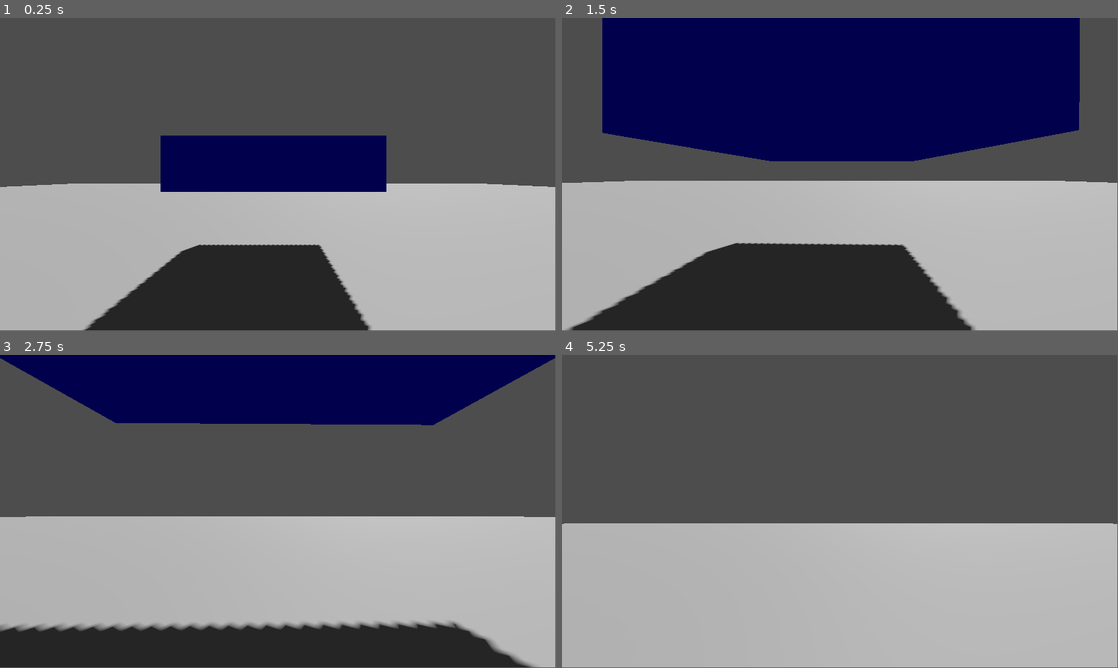
Above: before the commit, frames 1-4 (two rows, left to right).
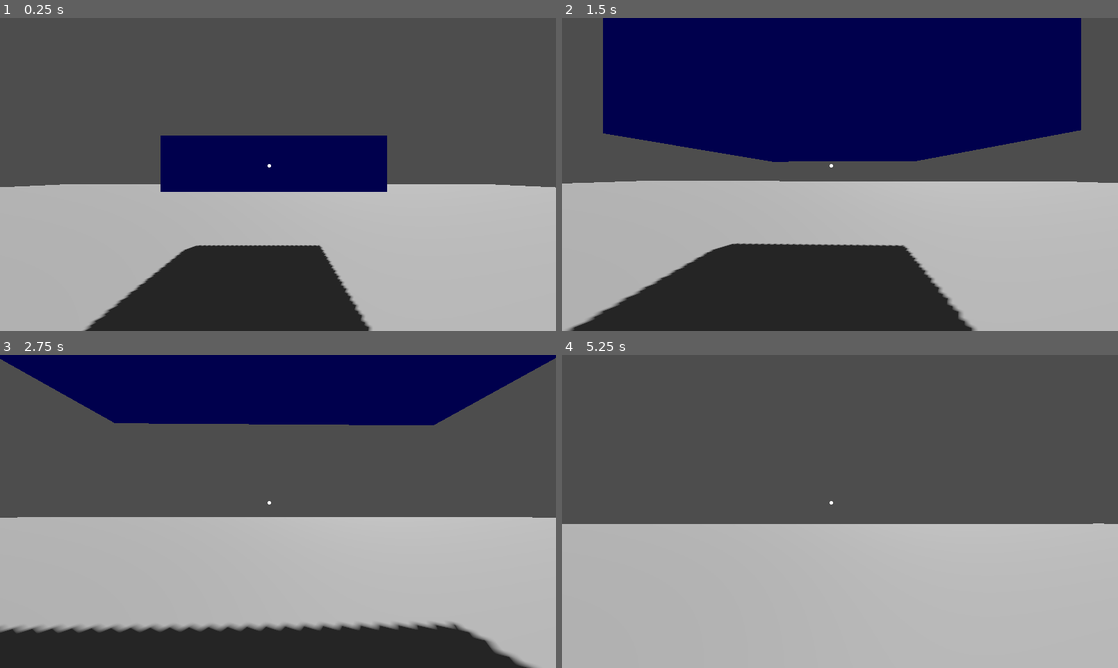
Above: after the commit, the same moments.

Repository: miikapalosaari/3DPhysicsSandbox
Game: Godot game, scene res://scenes/main.tscn
Two runs of this game, one before a commit and one after it. Both use one fixed random seed, a clock stepped at 60 frames per second and the inputs below.
Inputs (mouse positions are in pixels of both pictures, inside the frame that each line leads up to):
- Up to frame 1 (0.25 s): no input
- Up to frame 2 (1.5 s): move the mouse to (867, 171) at 0.52 s; hold Ctrl (crouch) 0.53-1.28 s; hold W (forward) from 0.53 s (still down); tap Space (jump) at 0.77 s; move the mouse to (812, 174) at 1.27 s; tap Shift (sprint) at 1.35 s
- Up to frame 3 (2.75 s): keep holding W (forward); tap Space (jump) at 1.52 s; move the mouse to (289, 505) at 2.02 s; hold Ctrl (crouch) from 2.03 s (still down)
- Up to frame 4 (5.25 s): keep holding W (forward); move the mouse to (834, 514) at 2.77 s; release Ctrl (crouch) at 2.78 s; tap Shift (sprint) at 2.85, 4.35 s; tap Space (jump) at 3.02, 3.77, 4.52, 5 s; move the mouse to (878, 514) at 3.52 s; hold Ctrl (crouch) 3.53-4.28 s; tap Enter at 4.25 s; move the mouse to (795, 508) at 4.27 s; move the mouse to (845, 511) at 5.02 s; hold Ctrl (crouch) from 5.03 s (still down)
In our replay, the window is 799x449 before the commit and 800x450 after it. These sizes can differ from the game's own. Grey fills any space a smaller window leaves; there, only what the larger window draws over its background counts as a difference.

The runs differ from the first frame. In frame 1, 0.6% of the frame differs, in the area x 0-100%, y 0-100%; in frame 2, 0.9%; in frame 3, 1.3%; in frame 4, 0.3%.

Commit message:
Added a simple crosshair

Diff:
--- a/project.godot
+++ b/project.godot
@@ -14,6 +14,11 @@
 run/main_scene="res://scenes/main.tscn"
 config/features=PackedStringArray("4.3", "GL Compatibility")
 config/icon="res://images/icon.svg"
+
+[display]
+
+window/size/viewport_width=1280
+window/size/viewport_height=720
 
 [input]
 
--- a/scenes/Player.tscn
+++ b/scenes/Player.tscn
@@ -1,6 +1,7 @@
-[gd_scene load_steps=4 format=3 uid="uid://6u4lyakt0jcd"]
+[gd_scene load_steps=5 format=3 uid="uid://6u4lyakt0jcd"]
 
 [ext_resource type="Script" path="res://scripts/player.gd" id="1_in68i"]
+[ext_resource type="PackedScene" uid="uid://dov0lypo7tv4h" path="res://scenes/crosshair.tscn" id="2_i7dxx"]
 
 [sub_resource type="CapsuleMesh" id="CapsuleMesh_uuyyg"]
 
@@ -8,6 +9,7 @@
 
 [node name="Player" type="CharacterBody3D"]
 script = ExtResource("1_in68i")
+crosshairDotRadius = 4.0
 
 [node name="MeshInstance3D" type="MeshInstance3D" parent="."]
 visible = false
@@ -19,3 +21,5 @@
 [node name="Head" type="Node3D" parent="."]
 
 [node name="Camera3D" type="Camera3D" parent="Head"]
+
+[node name="Crosshair" parent="." instance=ExtResource("2_i7dxx")]
--- /dev/null
+++ b/scenes/crosshair.tscn
@@ -0,0 +1,27 @@
+[gd_scene load_steps=2 format=3 uid="uid://dov0lypo7tv4h"]
+
+[ext_resource type="Script" path="res://scripts/crosshair.gd" id="1_ab0eo"]
+
+[node name="Crosshair" type="Control"]
+layout_mode = 3
+anchors_preset = 15
+anchor_right = 1.0
+anchor_bottom = 1.0
+grow_horizontal = 2
+grow_vertical = 2
+mouse_filter = 1
+script = ExtResource("1_ab0eo")
+
+[node name="CenterContainer" type="CenterContainer" parent="."]
+layout_mode = 1
+anchors_preset = 8
+anchor_left = 0.5
+anchor_top = 0.5
+anchor_right = 0.5
+anchor_bottom = 0.5
+offset_left = -20.0
+offset_top = -20.0
+offset_right = 20.0
+offset_bottom = 20.0
+grow_horizontal = 2
+grow_vertical = 2
--- /dev/null
+++ b/scripts/crosshair.gd
@@ -0,0 +1,16 @@
+extends Control
+
+@onready var centerContainer: CenterContainer = $CenterContainer
+var crosshairDotColor: Color = Color.WHITE
+var crosshairDotRadius: float = 1.0
+
+func setCrosshairDotColor(color: Color) -> void:
+	crosshairDotColor = color
+	queue_redraw()
+
+func setCrosshairDotRadius(radius: float) -> void:
+	crosshairDotRadius = radius
+	queue_redraw()
+
+func _draw() -> void:
+	draw_circle(centerContainer.position, crosshairDotRadius, crosshairDotColor)
--- a/scripts/player.gd
+++ b/scripts/player.gd
@@ -9,6 +9,7 @@
 var currentSpeed: float = 0.0
 var currentColliderHeight: float
 var currentEyeHeight: float
+var bobTime: float = 0.0
 
 @export var standingHeight: float = 2.0
 @export var crouchingHeight: float = 1.0
@@ -27,18 +28,23 @@
 
 @export var bobFrequency: float = 2.5
 @export var bobAmplitude: float = 0.075
-@export var bobTime: float = 0.0
 
 @onready var head = $Head
 @onready var camera = $Head/Camera3D
 @onready var bodyCollider = $BodyCollider
 @onready var bodyCapsule: CapsuleShape3D = bodyCollider.shape
 
+@onready var crosshair: Control = $Crosshair
+@export var crosshairDotColor: Color = Color.WHITE
+@export var crosshairDotRadius: float = 1.0
+
 func _ready() -> void:
 	Input.set_mouse_mode(Input.MOUSE_MODE_CAPTURED)
 	currentColliderHeight = standingHeight
 	currentEyeHeight = standingEyeHeight
 	bodyCapsule.height = standingHeight
+	crosshair.setCrosshairDotColor(crosshairDotColor)
+	crosshair.setCrosshairDotRadius(crosshairDotRadius)
 
 func _unhandled_input(event: InputEvent) -> void:
 	if event is InputEventMouseMotion:
